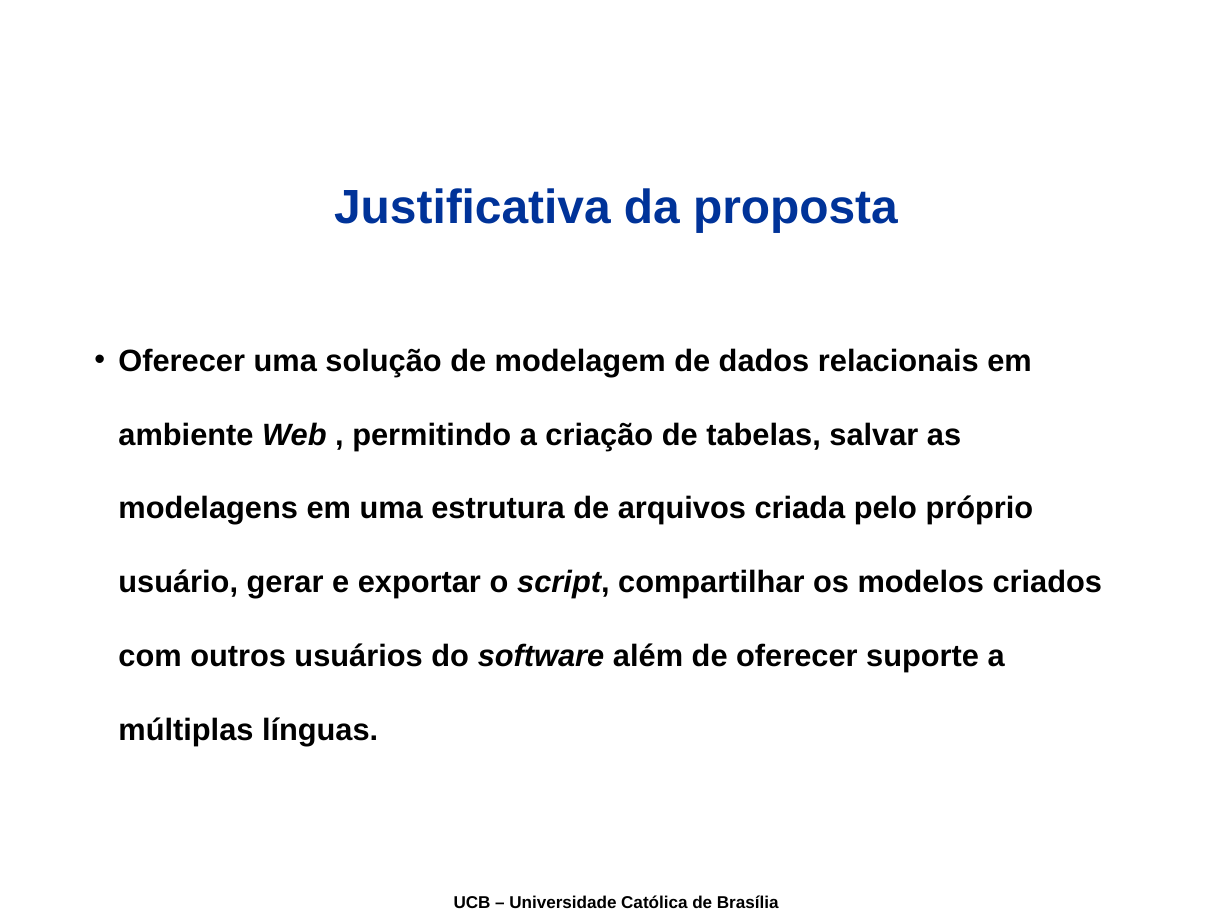
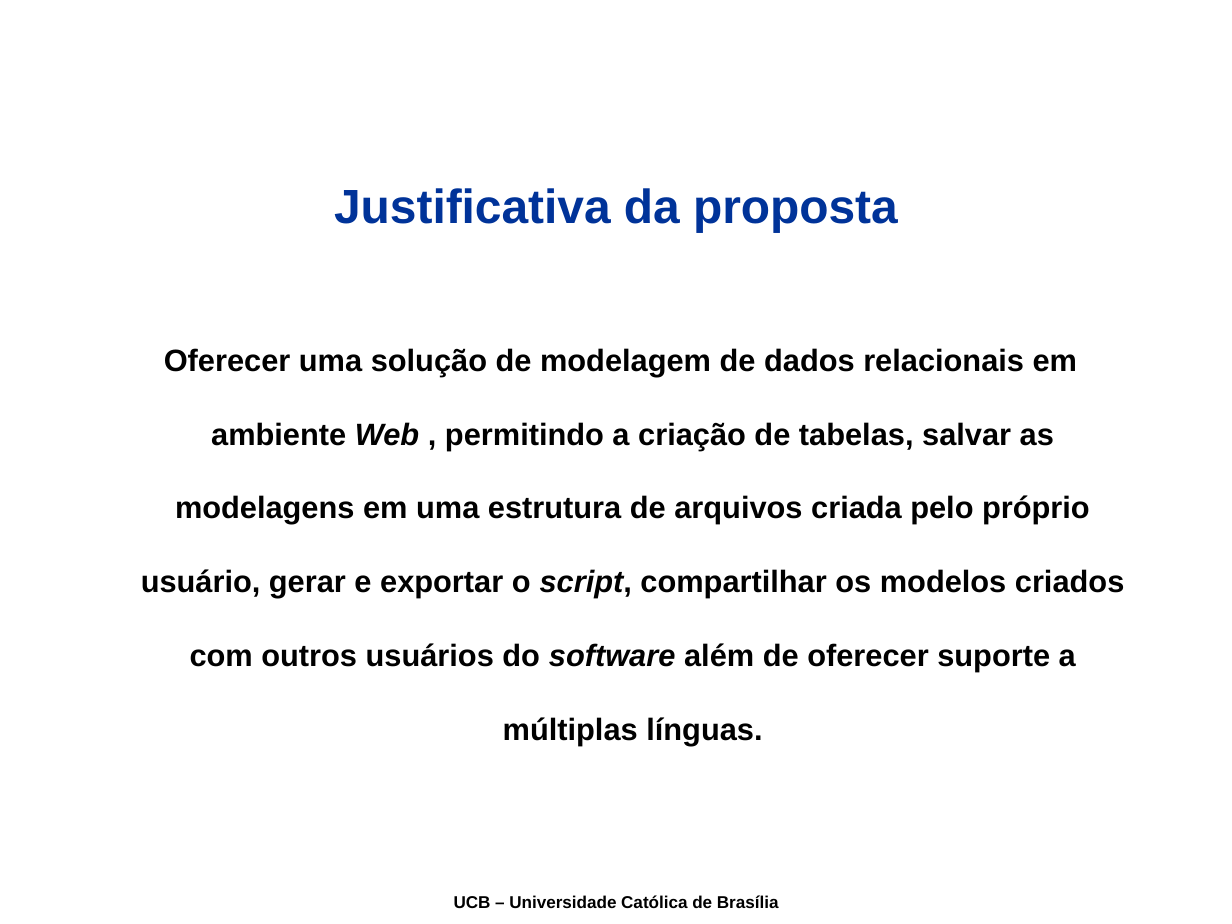
Before and after one commit to joaogabriel/webdatamodeling, a slide deck: slide 9 of docs/08-Apresentacao/Apresentação.ppt. Drawn at 1232x924 pixels with LibreOffice and Linux fonts; fonts in the diff are those of the drawing; background and template pictures are left out. Boxes give left, top, right and bottom in pixels: in the first picture for what was removed or moved away, otherwise in the second. Text is boxed around its words. In the diff, an @@ line names an element or a change of style, - is before the commit and + after.

```diff
--- a/docs/08-Apresentacao/Apresentação.ppt
+++ b/docs/08-Apresentacao/Apresentação.ppt
@@ text "Oferecer uma solução de modelagem ..." at (x1=141, y1=348, x2=1124, y2=746): alignment left to centre; bullet • to none @@
```
Also in this commit, not shown: 5 other slides changed, 2 slides added, 2 other files.
